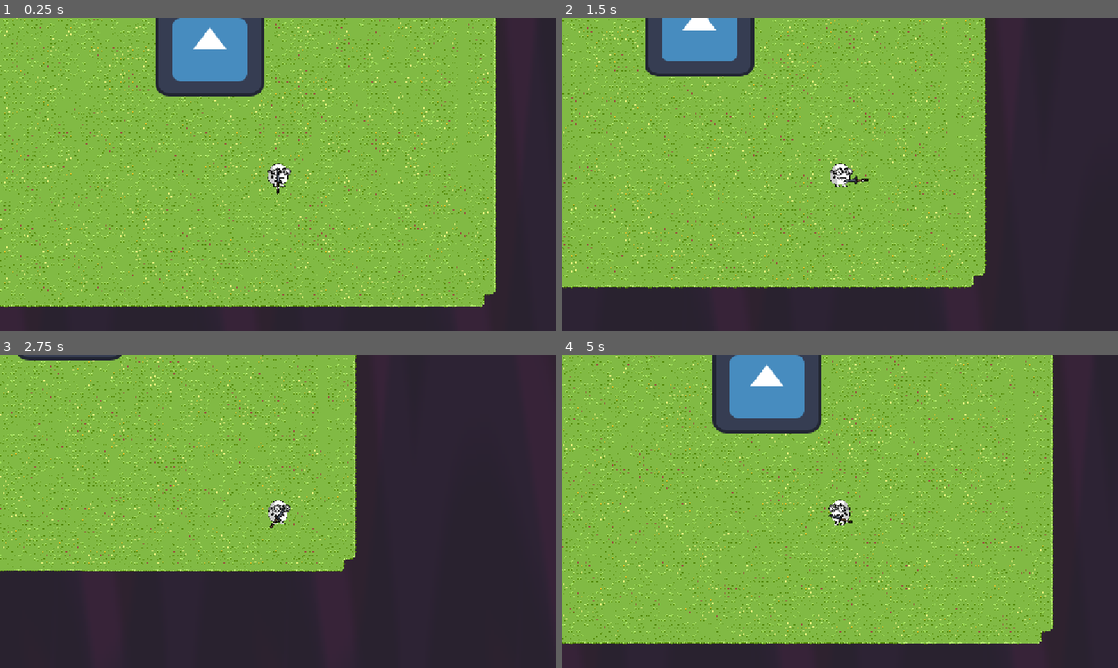
Above: before the commit, frames 1-4 (two rows, left to right).
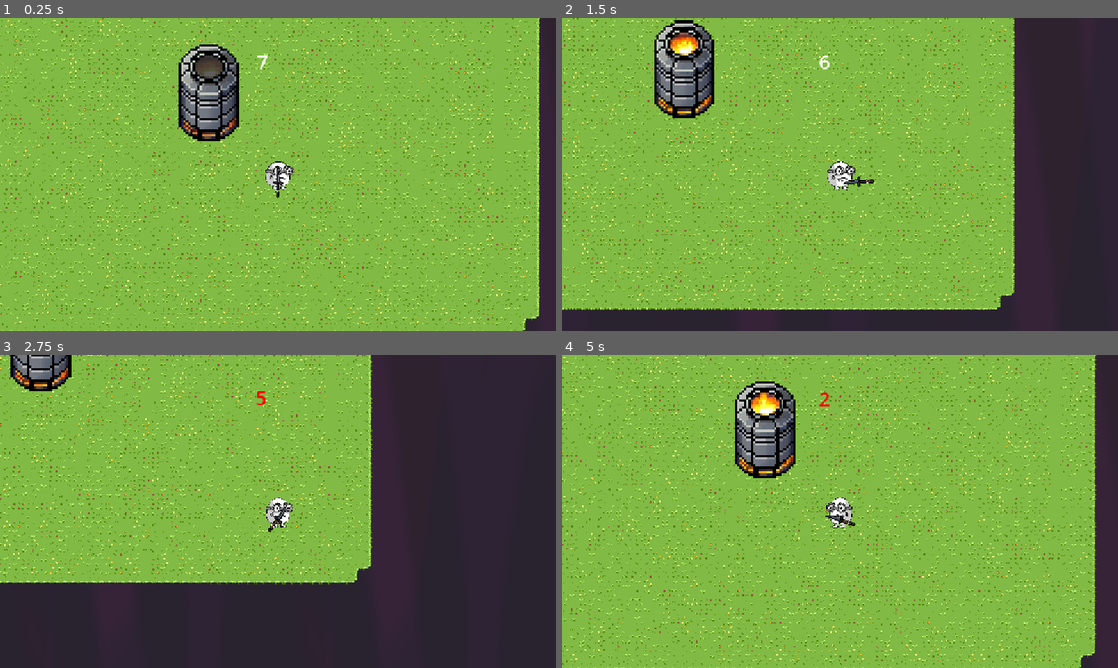
Above: after the commit, the same moments.

Repository: paperparrot5010/sop-jame-2
Game: Godot game, scene res://main file/main.tscn
Two runs of this game, one before a commit and one after it. Both use one fixed random seed, a clock stepped at 60 frames per second and the inputs below. The engine's default icon, where the game draws it, is replaced by a stand-in: a white triangle on a blue panel in a dark square.
Inputs (mouse positions are in pixels of both pictures, inside the frame that each line leads up to):
- Up to frame 1 (0.25 s): no input
- Up to frame 2 (1.5 s): move the mouse to (962, 158) at 0.52 s; hold D (right) 0.53-1.28 s; tap E (Interact, bound only after the commit) at 0.6 s; move the mouse to (728, 190) at 1.27 s; hold S (down) from 1.28 s (still down); click (728, 190) at 1.35 s
- Up to frame 3 (2.75 s): tap E (Interact, bound only after the commit) at 1.55, 2.1 s; move the mouse to (333, 442) at 2.02 s; release S (down) at 2.03 s; hold D (right) from 2.03 s (still down)
- Up to frame 4 (5 s): move the mouse to (812, 574) at 2.77 s; release D (right) at 2.78 s; hold W (up) 2.78-3.53 s; tap E (Interact, bound only after the commit) at 2.85, 3.8, 4.35 s; move the mouse to (1006, 558) at 3.52 s; hold A (left) from 3.53 s (still down); click (1006, 558) at 3.6 s; move the mouse to (673, 464) at 4.27 s

The runs differ from the first frame. In frame 1, 33% of the frame differs, in the area x 0-98%, y 0-100%; in frame 2, 25%; in frame 3, 13%; in frame 4, 33%.

Commit message:
Unstable machine adding

Diff:
--- /dev/null
+++ b/Machine/unstable_machine.tscn
@@ -0,0 +1,137 @@
+[gd_scene load_steps=20 format=3 uid="uid://c3810o6p03cq4"]
+
+[ext_resource type="Script" uid="uid://b3ep8rtxbv0sl" path="res://static_body_2d.gd" id="1_ocn6s"]
+[ext_resource type="Texture2D" uid="uid://iv50hrpl56ki" path="res://Machine/basic furnace turning on.png" id="2_1qe7b"]
+[ext_resource type="Texture2D" uid="uid://epe6qq0s2rao" path="res://Machine/basic furnace working.png" id="3_1qe7b"]
+
+[sub_resource type="AtlasTexture" id="AtlasTexture_ogju5"]
+atlas = ExtResource("2_1qe7b")
+region = Rect2(0, 0, 64, 64)
+
+[sub_resource type="AtlasTexture" id="AtlasTexture_wo3ye"]
+atlas = ExtResource("2_1qe7b")
+region = Rect2(64, 0, 64, 64)
+
+[sub_resource type="AtlasTexture" id="AtlasTexture_oxw2b"]
+atlas = ExtResource("2_1qe7b")
+region = Rect2(128, 0, 64, 64)
+
+[sub_resource type="AtlasTexture" id="AtlasTexture_e6ii5"]
+atlas = ExtResource("2_1qe7b")
+region = Rect2(192, 0, 64, 64)
+
+[sub_resource type="AtlasTexture" id="AtlasTexture_44rrd"]
+atlas = ExtResource("2_1qe7b")
+region = Rect2(256, 0, 64, 64)
+
+[sub_resource type="AtlasTexture" id="AtlasTexture_r7s7k"]
+atlas = ExtResource("3_1qe7b")
+region = Rect2(0, 0, 64, 64)
+
+[sub_resource type="AtlasTexture" id="AtlasTexture_01rrt"]
+atlas = ExtResource("3_1qe7b")
+region = Rect2(64, 0, 64, 64)
+
+[sub_resource type="AtlasTexture" id="AtlasTexture_vpqu2"]
+atlas = ExtResource("3_1qe7b")
+region = Rect2(128, 0, 64, 64)
+
+[sub_resource type="AtlasTexture" id="AtlasTexture_8mr84"]
+atlas = ExtResource("3_1qe7b")
+region = Rect2(192, 0, 64, 64)
+
+[sub_resource type="AtlasTexture" id="AtlasTexture_73pgr"]
+atlas = ExtResource("3_1qe7b")
+region = Rect2(256, 0, 64, 64)
+
+[sub_resource type="AtlasTexture" id="AtlasTexture_8f504"]
+atlas = ExtResource("3_1qe7b")
+region = Rect2(320, 0, 64, 64)
+
+[sub_resource type="AtlasTexture" id="AtlasTexture_xerdu"]
+atlas = ExtResource("3_1qe7b")
+region = Rect2(384, 0, 64, 64)
+
+[sub_resource type="AtlasTexture" id="AtlasTexture_wccoj"]
+atlas = ExtResource("3_1qe7b")
+region = Rect2(448, 0, 64, 64)
+
+[sub_resource type="SpriteFrames" id="SpriteFrames_r7s7k"]
+animations = [{
+"frames": [{
+"duration": 1.0,
+"texture": SubResource("AtlasTexture_ogju5")
+}, {
+"duration": 1.0,
+"texture": SubResource("AtlasTexture_wo3ye")
+}, {
+"duration": 1.0,
+"texture": SubResource("AtlasTexture_oxw2b")
+}, {
+"duration": 1.0,
+"texture": SubResource("AtlasTexture_e6ii5")
+}, {
+"duration": 1.0,
+"texture": SubResource("AtlasTexture_44rrd")
+}],
+"loop": false,
+"name": &"Opening",
+"speed": 5.0
+}, {
+"frames": [{
+"duration": 1.0,
+"texture": SubResource("AtlasTexture_r7s7k")
+}, {
+"duration": 1.0,
+"texture": SubResource("AtlasTexture_01rrt")
+}, {
+"duration": 1.0,
+"texture": SubResource("AtlasTexture_vpqu2")
+}, {
+"duration": 1.0,
+"texture": SubResource("AtlasTexture_8mr84")
+}, {
+"duration": 1.0,
+"texture": SubResource("AtlasTexture_73pgr")
+}, {
+"duration": 1.0,
+"texture": SubResource("AtlasTexture_8f504")
+}, {
+"duration": 1.0,
+"texture": SubResource("AtlasTexture_xerdu")
+}, {
+"duration": 1.0,
+"texture": SubResource("AtlasTexture_wccoj")
+}],
+"loop": true,
+"name": &"Working",
+"speed": 5.0
+}]
+
+[sub_resource type="CapsuleShape2D" id="CapsuleShape2D_01rrt"]
+radius = 12.0
+height = 40.0
+
+[sub_resource type="CircleShape2D" id="CircleShape2D_1qe7b"]
+radius = 28.0903
+
+[node name="Unstable machine" type="StaticBody2D"]
+scale = Vector2(4, 4)
+script = ExtResource("1_ocn6s")
+
+[node name="AnimatedSprite2D" type="AnimatedSprite2D" parent="."]
+sprite_frames = SubResource("SpriteFrames_r7s7k")
+animation = &"Working"
+
+[node name="CollisionShape2D" type="CollisionShape2D" parent="."]
+position = Vector2(0, -8)
+shape = SubResource("CapsuleShape2D_01rrt")
+
+[node name="Area2D" type="Area2D" parent="."]
+
+[node name="CollisionShape2D" type="CollisionShape2D" parent="Area2D"]
+position = Vector2(0, -9.25)
+shape = SubResource("CircleShape2D_1qe7b")
+debug_color = Color(0.876151, 0.000411614, 0.833656, 0.42)
+
+[connection signal="body_entered" from="Area2D" to="." method="_on_area_2d_body_entered"]
--- a/Player/player.tscn
+++ b/Player/player.tscn
@@ -1,8 +1,9 @@
-[gd_scene load_steps=9 format=3 uid="uid://okmrywtn40ld"]
+[gd_scene load_steps=10 format=3 uid="uid://okmrywtn40ld"]
 
 [ext_resource type="Script" uid="uid://dtk1oas6y7lbo" path="res://Player/player.gd" id="1_4ntmi"]
 [ext_resource type="Texture2D" uid="uid://cx5752bo22o82" path="res://Player/angre(idle).png" id="2_4ntmi"]
 [ext_resource type="PackedScene" uid="uid://cubvmosq7q1tg" path="res://Player/sword.tscn" id="3_btcbx"]
+[ext_resource type="PackedScene" uid="uid://cyuy8pt16hn1n" path="res://texts/canvas_layer.tscn" id="4_gwnis"]
 
 [sub_resource type="AtlasTexture" id="AtlasTexture_btcbx"]
 atlas = ExtResource("2_4ntmi")
@@ -51,6 +52,9 @@
 shape = SubResource("CapsuleShape2D_4ntmi")
 
 [node name="Camera2D" type="Camera2D" parent="."]
+zoom = Vector2(1.2, 1.2)
 
 [node name="Sword scene" parent="." instance=ExtResource("3_btcbx")]
 position = Vector2(0, 13)
+
+[node name="CanvasLayer" parent="." instance=ExtResource("4_gwnis")]
--- /dev/null
+++ b/canvas_layer.gd
@@ -0,0 +1,42 @@
+extends CanvasLayer
+
+@export var time_left = 7
+@onready var label: Label = $Label
+var shake_tween: Tween
+var is_shaking: bool = false
+var original_label_position: Vector2
+
+# Called when the node enters the scene tree for the first time.
+func _ready() -> void:
+	label.text = str(time_left)
+	original_label_position = label.position # Store the original position
+
+	shake_tween = create_tween()
+	shake_tween.set_loops() # Make the tween loop
+	# Define the shake animation: move to random position relative to original, then back to original
+	shake_tween.tween_property(label, "position", original_label_position + Vector2(randf_range(-5, 5), randf_range(-5, 5)), 0.1).set_trans(Tween.TRANS_SINE).set_ease(Tween.EASE_IN_OUT)
+	shake_tween.tween_property(label, "position", original_label_position, 0.1).set_trans(Tween.TRANS_SINE).set_ease(Tween.EASE_IN_OUT)
+	shake_tween.stop() # Initially stop the tween, so it doesn't play until needed
+
+# Called every frame. 'delta' is the elapsed time since the previous frame.
+func _process(delta: float) -> void:
+	if time_left <= 5:
+		# Change text color to red
+		label.add_theme_color_override("font_color", Color.RED)
+
+		# Start shake animation if not already playing
+		if not is_shaking:
+			shake_tween.play()
+			is_shaking = true
+	else:
+		# Reset color if time goes above 5 (e.g., if time_left is reset)
+		label.remove_theme_color_override("font_color")
+		# Stop shake animation if playing
+		if is_shaking:
+			shake_tween.stop() # Stop the tween
+			label.position = original_label_position # Reset position to original
+			is_shaking = false
+
+func _on_timer_fortime_left_timeout() -> void:
+	time_left = max(0, time_left - 1) # Clamp time_left at 0
+	label.text = str(time_left)
--- a/main file/main.tscn
+++ b/main file/main.tscn
@@ -1,9 +1,9 @@
-[gd_scene load_steps=11 format=3 uid="uid://bxhodc2rh8n7a"]
+[gd_scene load_steps=10 format=3 uid="uid://bxhodc2rh8n7a"]
 
-[ext_resource type="Texture2D" uid="uid://b1cxpkx0i0f55" path="res://icon.svg" id="1_b8pmt"]
 [ext_resource type="Texture2D" uid="uid://b6qr7q7jrj7ek" path="res://Foozle_2DS0015_Void_EnvironmentPack/Backgrounds/PNGs/Condesed/Starry background  - Layer 01 - Void.png" id="1_ewnu2"]
 [ext_resource type="PackedScene" uid="uid://okmrywtn40ld" path="res://Player/player.tscn" id="2_p4uik"]
 [ext_resource type="PackedScene" uid="uid://cxrn4gkrven02" path="res://border.tscn" id="4_0na6d"]
+[ext_resource type="PackedScene" uid="uid://c3810o6p03cq4" path="res://Machine/unstable_machine.tscn" id="4_ewnu2"]
 [ext_resource type="Texture2D" uid="uid://b2cojfocs1h1o" path="res://Environment/Grass.png" id="4_sd6jy"]
 
 [sub_resource type="NavigationPolygon" id="NavigationPolygon_sd6jy"]
@@ -165,18 +165,14 @@
 sources/0 = SubResource("TileSetAtlasSource_ewnu2")
 sources/1 = SubResource("TileSetAtlasSource_sd6jy")
 
-[sub_resource type="RectangleShape2D" id="RectangleShape2D_ewnu2"]
-size = Vector2(210, 181)
-
 [node name="Main" type="Node2D"]
 
 [node name="StarryBackground-Layer01-Void" type="Sprite2D" parent="."]
-position = Vector2(695.5, 357)
+position = Vector2(771, 239)
 scale = Vector2(0.752951, 8.27222)
 texture = ExtResource("1_ewnu2")
 
 [node name="NavigationRegion2D" type="NavigationRegion2D" parent="."]
-visible = false
 navigation_polygon = SubResource("NavigationPolygon_sd6jy")
 
 [node name="TileMap" type="TileMap" parent="."]
@@ -186,18 +182,10 @@
 layer_0/name = "Layer2"
 layer_0/tile_data = PackedInt32Array(196609, 131072, 1, 262145, 131072, 1, 327681, 131072, 1, 393217, 131072, 1, 458753 …(67839 unchanged characters)…
 
-[node name="StaticBody2D" type="StaticBody2D" parent="." groups=["MachineGroup"]]
+[node name="Borders" parent="." instance=ExtResource("4_0na6d")]
 
-[node name="CollisionShape2D" type="CollisionShape2D" parent="StaticBody2D"]
-position = Vector2(555, 264.5)
-shape = SubResource("RectangleShape2D_ewnu2")
-
-[node name="Sprite2D" type="Sprite2D" parent="StaticBody2D"]
-position = Vector2(556, 262)
-scale = Vector2(1.76563, 1.53906)
-texture = ExtResource("1_b8pmt")
-
-[node name="Borders" parent="." instance=ExtResource("4_0na6d")]
+[node name="Unstable machine" parent="." instance=ExtResource("4_ewnu2")]
+position = Vector2(578, 414)
 
 [node name="Player" parent="." instance=ExtResource("2_p4uik")]
 position = Vector2(698, 524)
--- a/project.godot
+++ b/project.godot
@@ -52,6 +52,11 @@
 "events": [Object(InputEventMouseButton,"resource_local_to_scene":false,"resource_name":"","device":-1,"window_id":0,"a …(253 unchanged characters)…
 ]
 }
+Interact={
+"deadzone": 0.2,
+"events": [Object(InputEventKey,"resource_local_to_scene":false,"resource_name":"","device":-1,"window_id":0,"alt_pressed":false,"shift_pressed":false,"ctrl_pressed":false,"meta_pressed":false,"pressed":false,"keycode":0,"physical_keycode":69,"key_label":0,"unicode":101,"location":0,"echo":false,"script":null)
+]
+}
 
 [rendering]
 
--- /dev/null
+++ b/static_body_2d.gd
@@ -0,0 +1,20 @@
+extends StaticBody2D
+@onready var animated_sprite_2d: AnimatedSprite2D = $AnimatedSprite2D
+
+
+# Called when the node enters the scene tree for the first time.
+func _ready() -> void:
+	animated_sprite_2d.play("Opening")
+	await animated_sprite_2d.animation_finished
+	animated_sprite_2d.play("Working")
+
+
+# Called every frame. 'delta' is the elapsed time since the previous frame.
+func _process(delta: float) -> void:
+	pass
+
+
+func _on_area_2d_body_entered(body: Node2D) -> void:
+	if body.is_in_group("PlayerGroup"):
+		if Input.is_action_just_pressed("Interact"):
+			print(1)
--- /dev/null
+++ b/texts/canvas_layer.tscn
@@ -0,0 +1,22 @@
+[gd_scene load_steps=2 format=3 uid="uid://cyuy8pt16hn1n"]
+
+[ext_resource type="Script" uid="uid://c6vc61ni6pooy" path="res://canvas_layer.gd" id="1_7idcw"]
+
+[node name="CanvasLayer" type="CanvasLayer"]
+script = ExtResource("1_7idcw")
+
+[node name="Label" type="Label" parent="."]
+anchors_preset = 5
+anchor_left = 0.5
+anchor_right = 0.5
+offset_left = -44.5
+offset_top = 62.0
+offset_right = 44.5
+offset_bottom = 117.0
+grow_horizontal = 2
+theme_override_font_sizes/font_size = 40
+
+[node name="TimerFortimeLeft" type="Timer" parent="."]
+autostart = true
+
+[connection signal="timeout" from="TimerFortimeLeft" to="." method="_on_timer_fortime_left_timeout"]
Binary file added: Machine/basic furnace all animations.png
Not shown, added: Machine/basic furnace all animations.png.import
Binary file added: Machine/basic furnace opening and closing.png
Not shown, added: Machine/basic furnace opening and closing.png.import
Binary file added: Machine/basic furnace turning off.png
Not shown, added: Machine/basic furnace turning off.png.import
Binary file added: Machine/basic furnace turning on.png
Not shown, added: Machine/basic furnace turning on.png.import
Binary file added: Machine/basic furnace working.png
Not shown, added: Machine/basic furnace working.png.import
Not shown, added: canvas_layer.gd.uid
Not shown, added: static_body_2d.gd.uid
